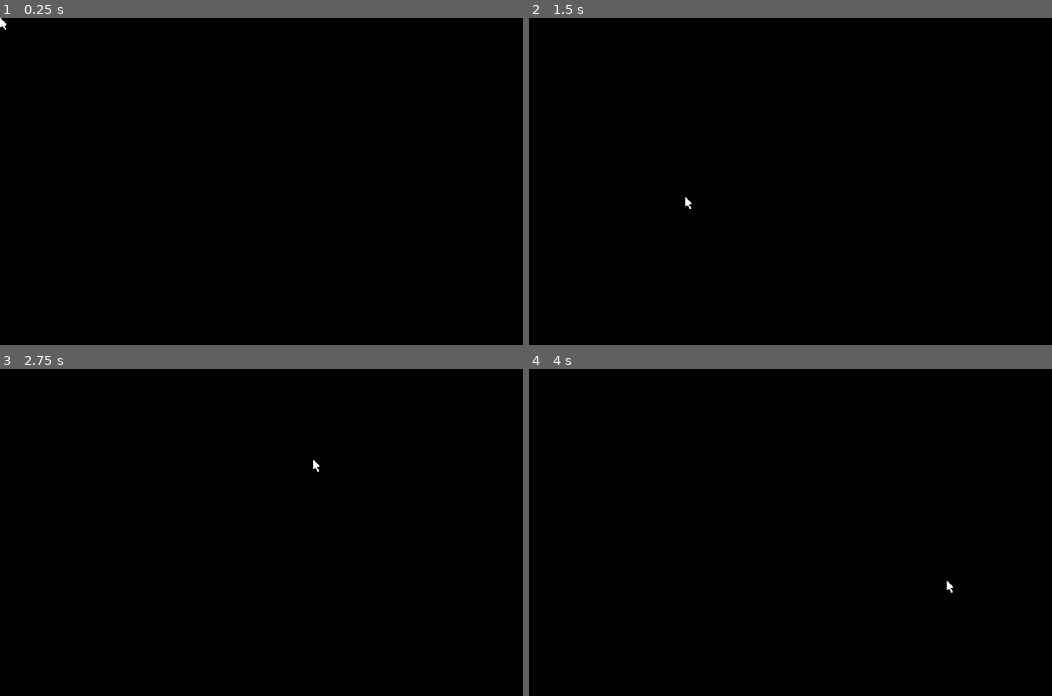
Above: before the commit, frames 1-4 (two rows, left to right).
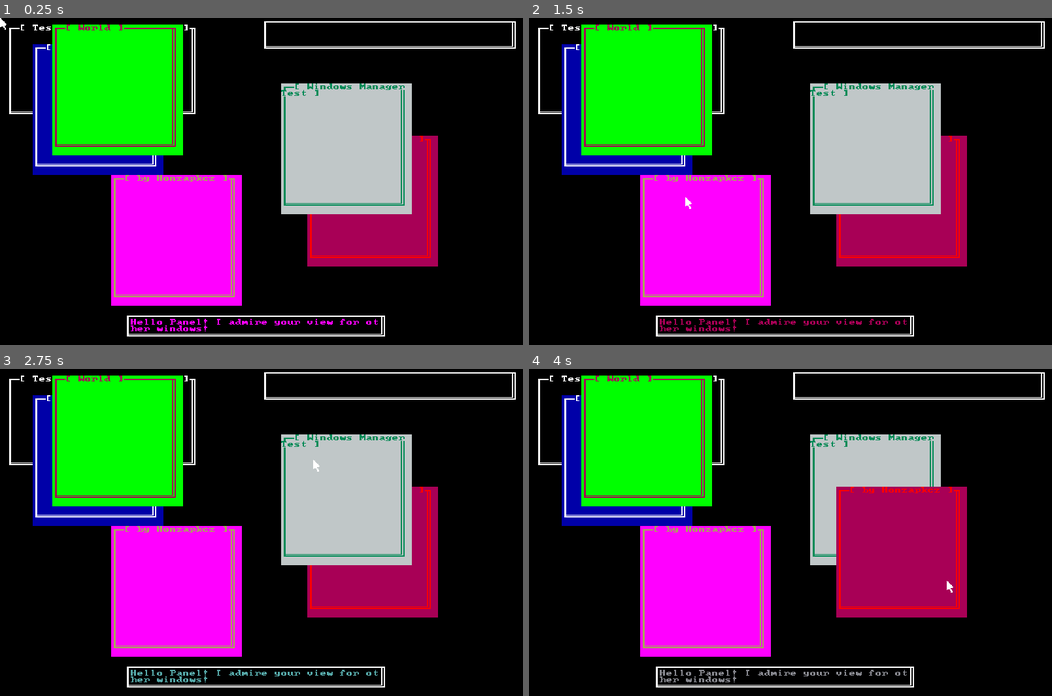
Above: after the commit, the same moments.

Repository: Honzapkcz/godot-de
Game: Godot game, scene res://wm.tscn
Two runs of this game, one before a commit and one after it. Both use one fixed random seed, a clock stepped at 60 frames per second and the inputs below.
Inputs (mouse positions are in pixels of both pictures, inside the frame that each line leads up to):
- Up to frame 1 (0.25 s): no input
- Up to frame 2 (1.5 s): tap Enter at 0.5 s; move the mouse to (905, 165) at 0.52 s; click (905, 165) at 0.67 s; move the mouse to (685, 197) at 1.27 s; click (685, 197) at 1.42 s
- Up to frame 3 (2.75 s): tap Space at 2 s; move the mouse to (313, 460) at 2.02 s; click (313, 460) at 2.17 s
- Up to frame 4 (4 s): move the mouse to (764, 597) at 2.77 s; click (764, 597) at 2.92 s; tap Enter at 3.5 s; move the mouse to (947, 581) at 3.52 s; click (947, 581) at 3.67 s

The runs differ from the first frame. In frame 1, 40% of the frame differs, in the area x 1-99%, y 1-98%; in frame 2, 40%; in frame 3, 40%; in frame 4, 40%.
Error before the commit: Parse Error: Identifier "parent" not declared in the current scope. (res://TextWindow.gd:34)

Commit message:
Reworked to comply with new no-parent-access system

Diff:
--- a/TextPanel.gd
+++ b/TextPanel.gd
@@ -1,6 +1,11 @@
 extends TextWidget
 class_name TextPanel
 
+var child: TextBuffer:
+	set(value):
+		value.COLS = rect.size.x - 2
+		value.LINES = rect.size.y - 2
+		child = value
 var border: = TextBuffer.BorderChars.new()
 var fg_color: int = 15
 var bg_color: int = 0
@@ -15,11 +20,13 @@
 	border.bl = TextSystem.ACS_SDBB
 	border.br = TextSystem.ACS_DBBD
 
+	content = TextBuffer.new()
+
 func draw():
-	parent.attron(fg_color, bg_color)
-	parent.move(rect.position.x, rect.position.y)
-	parent.rect(0x00, rect.size.x, rect.size.y)
-	parent.border(border, rect.size.x, rect.size.y)
+	content.attron(fg_color, bg_color)
+	content.move(0, 0)
+	content.rect(0x00, rect.size.x - 1, rect.size.y - 1)
+	content.border(border, rect.size.x - 1, rect.size.y -1)
 
-	if content:
-		content.copy(parent, rect.position.x + 1, rect.position.y + 1)
+	if child:
+		child.copy(content, 1, 1)
--- a/TextWM.gd
+++ b/TextWM.gd
@@ -67,16 +67,19 @@
 	j = len(bottoms) - 1
 	while j >= 0:
 		bottoms[j].draw()
+		bottoms[j].content.copy(self, bottoms[j].rect.position.x, bottoms[j].rect.position.y)
 		j -= 1
 
 	j = len(windows) - 1
 	while j >= 0:
 		windows[j].draw()
+		windows[j].content.copy(self, windows[j].rect.position.x, windows[j].rect.position.y)
 		j -= 1
 
 	j = len(tops) - 1
 	while j >= 0:
 		tops[j].draw()
+		tops[j].content.copy(self, tops[j].rect.position.x, tops[j].rect.position.y)
 		j -= 1
 
 func _input(event: InputEvent):
--- a/TextWindow.gd
+++ b/TextWindow.gd
@@ -6,6 +6,7 @@
 	MOTION_EVENT_MOVE,
 	MOTION_EVENT_SIZE,
 }
+var child: TextBuffer
 var title: String
 var button_offset: int = 2
 var title_offset: int = 2
@@ -31,30 +32,30 @@
 
 
 func draw():
-	parent.attron(fg_color, bg_color)
-	parent.move(rect.position.x, rect.position.y)
-	parent.rect(0x00, rect.size.x, rect.size.y)
-	parent.border(border, rect.size.x, rect.size.y)
-	parent.move(rect.position.x + title_offset, rect.position.y)
-	parent.addchstr(parent.str2brr("[ " + title + " ]"))
-	#parent.move(rect.position.x + rect.size.x - button_offset, rect.position.y)
-	#parent.addch(0x94, fg_color, bg_color)
-	#parent.move(rect.position.x + rect.size.x - button_offset + 1, rect.position.y)
-	#parent.addch(parent.ch2int('O'), fg_color, bg_color)
-	#parent.move(rect.position.x + rect.size.x - button_offset + 2, rect.position.y)
-	#parent.addch(parent.ch2int('X'), bg_color, fg_color)
-	if content:
-		content.copy(parent, rect.position.x + 1, rect.position.y + 1)
+	content.attron(fg_color, bg_color)
+	content.move(0, 0)
+	content.rect(0x00, rect.size.x, rect.size.y)
+	content.border(border, rect.size.x - 2, rect.size.y - 2)
+	content.move(title_offset, 0)
+	content.addchstr(content.str2brr("[ " + title + " ]"))
+	#content.move(rect.position.x + rect.size.x - button_offset, rect.position.y)
+	#content.addch(0x94, fg_color, bg_color)
+	#content.move(rect.position.x + rect.size.x - button_offset + 1, rect.position.y)
+	#content.addch(content.ch2int('O'), fg_color, bg_color)
+	#content.move(rect.position.x + rect.size.x - button_offset + 2, rect.position.y)
+	#content.addch(content.ch2int('X'), bg_color, fg_color)
+	if child:
+		child.copy(content, 1, 1)
 
 func move(pos: Vector2i):
 	if pos.x < 0:
 		pos.x = 0
 	if pos.y < 0:
 		pos.y = 0
-	if rect.size.x + pos.x >= parent.COLS:
-		pos.x = parent.COLS - rect.size.x - 1
-	if rect.size.y + pos.y >= parent.LINES:
-		pos.y = parent.LINES - rect.size.y - 1
+	if rect.size.x + pos.x >= Engine.get_singleton(&"TextSystem").term.COLS:
+		pos.x = Engine.get_singleton(&"TextSystem").term.COLS - rect.size.x - 1
+	if rect.size.y + pos.y >= Engine.get_singleton(&"TextSystem").term.LINES:
+		pos.y = Engine.get_singleton(&"TextSystem").term.LINES - rect.size.y - 1
 	rect.position = pos
 
 
@@ -63,14 +64,16 @@
 		size.x = 2
 	if size.y <= 1:
 		size.y = 2
-	if parent.COLS - rect.position.x <= size.x:
-		size.x = parent.COLS - rect.position.x - 1
-	if parent.LINES - rect.position.y <= size.y:
-		size.y = parent.LINES - rect.position.y - 1
+	if Engine.get_singleton(&"TextSystem").term.COLS - rect.position.x <= size.x:
+		size.x = Engine.get_singleton(&"TextSystem").term.COLS - rect.position.x - 1
+	if Engine.get_singleton(&"TextSystem").term.LINES - rect.position.y <= size.y:
+		size.y = Engine.get_singleton(&"TextSystem").term.LINES - rect.position.y - 1
 	rect.size = size
-	if content:
-		content.COLS = size.x - 1
-		content.LINES = size.y - 1
+	content.COLS = size.x
+	content.LINES = size.y
+	if child:
+		child.COLS = rect.size.x - 2
+		child.LINES = rect.size.y - 2
 
 func on_mouse_up(button: int):
 	motion_state = MOTION_EVENT_NONE
